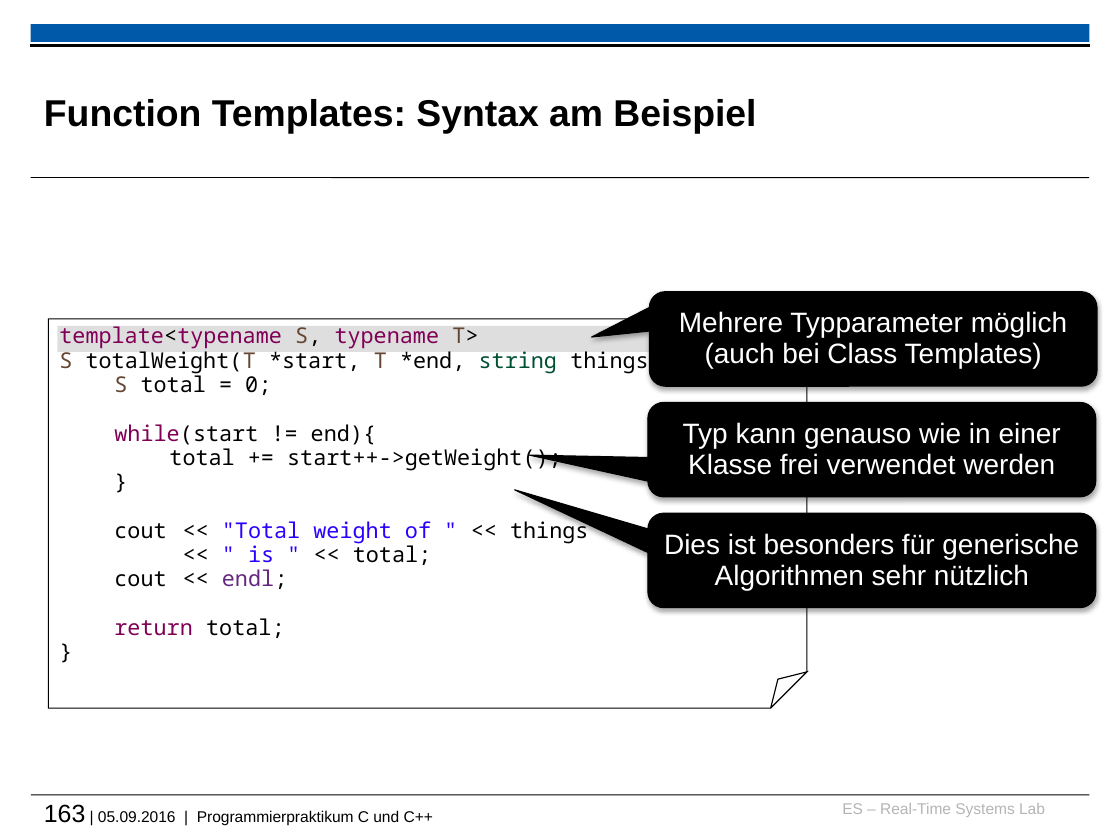
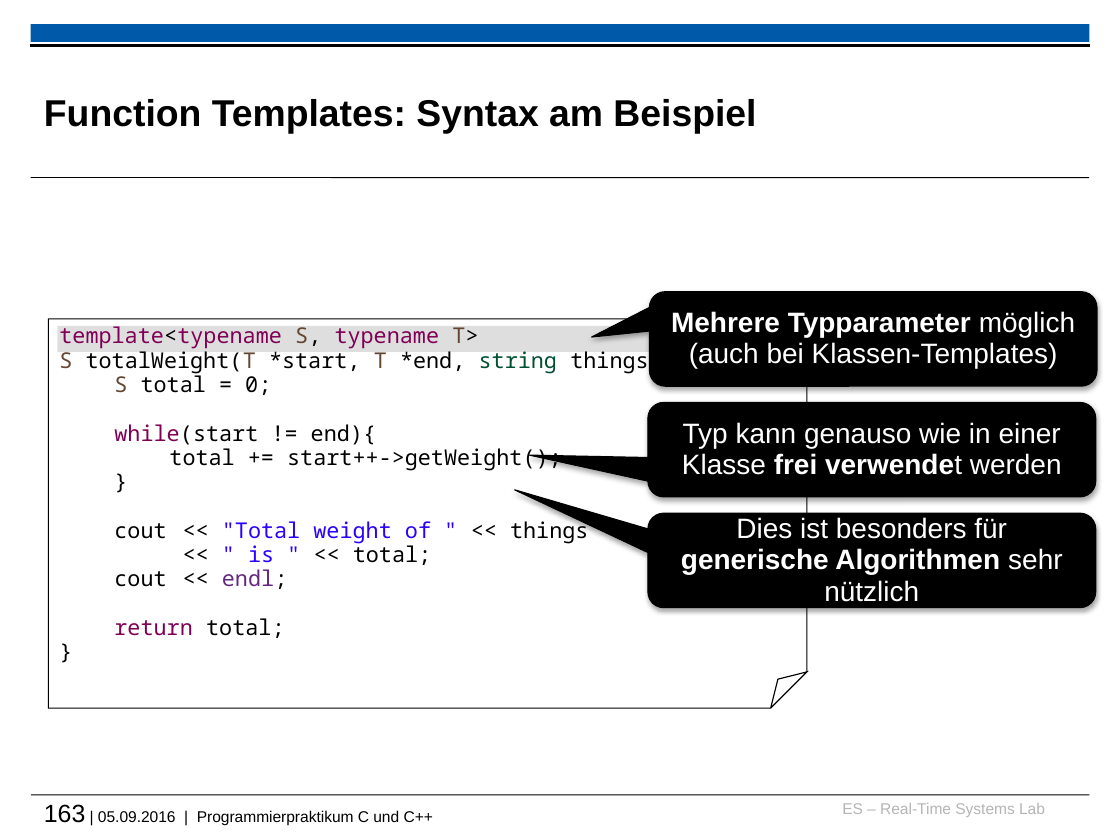
Before and after one commit to h82k/tud-cppp, a slide deck: slide 163 of cppp_lecture.pptx. Drawn at 1120x840 pixels with LibreOffice and Linux fonts; fonts in the diff are those of the drawing; background and template pictures are left out. Boxes give left, top, right and bottom in pixels: in the first picture for what was removed or moved away, otherwise in the second. Text is boxed around its words. In the diff, an @@ line names an element or a change of style, - is before the commit and + after.

```diff
--- a/cppp_lecture.pptx
+++ b/cppp_lecture.pptx
@@ text in rounded speech box at (x1=671, y1=311, x2=1075, y2=369): text changed @@
-Mehrere Typparameter möglich (auch bei Class Templates)
+Mehrere Typparameter möglich (auch bei Klassen-Templates)
@@ rounded speech box "Typ kann genauso wie in ..." at (x1=648, y1=402, x2=1096, y2=496): bold on in "frei verwendet" @@
@@ rounded speech box "Dies ist besonders für generische ..." at (x1=648, y1=513, x2=1096, y2=607): bold on in "generische Algorithmen" @@
```
Also in this commit, not shown: 19 other slides changed, 2 other files.
